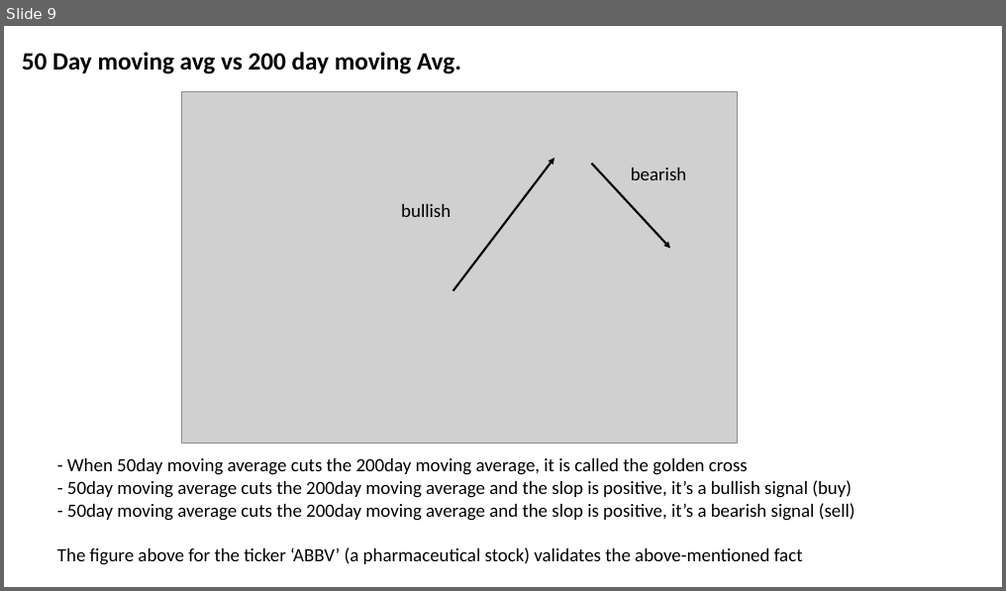
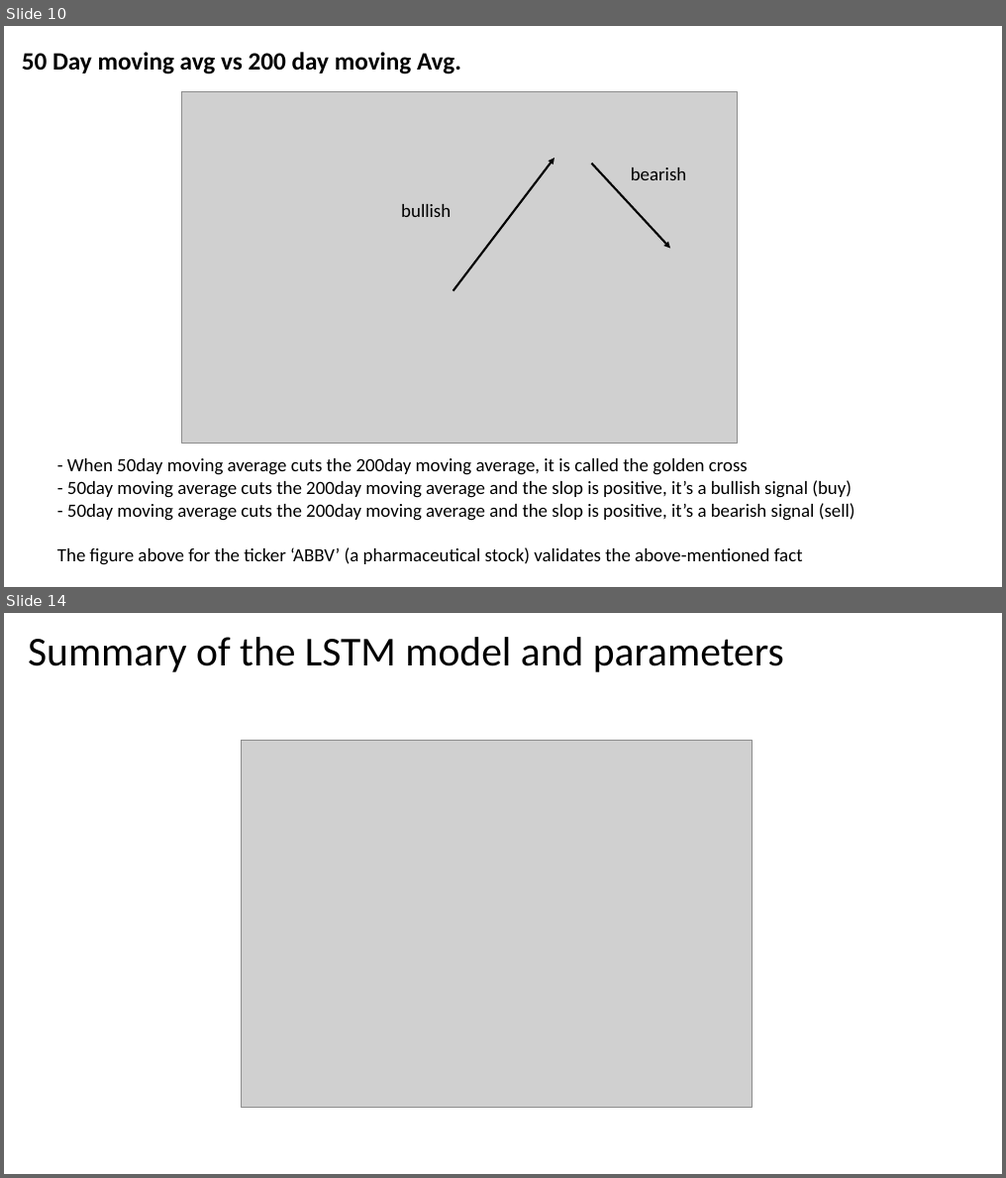
Before and after one commit to rashuvro/Data_science_journey, a slide deck: springboard/capstone 2/capstone 2 slides.pptx. Shown one above the other, each under a label of ours: slide 9 before the commit, slides 10 and 14 after it; the slides between them are not shown. The pictures are 1006x591 and 1006x1178 pixels, drawn with LibreOffice and Linux fonts; fonts in the diff are those of the drawing; grey boxes stand for pictures. Boxes give left, top, right and bottom in pixels: in the first picture for what was removed or moved away, otherwise in the second. Text is boxed around its words. In the diff, an @@ line names an element or a change of style, - is before the commit and + after.

```diff
--- a/springboard/capstone 2/capstone 2 slides.pptx
+++ b/springboard/capstone 2/capstone 2 slides.pptx
@@ slide 14 added at (x1=4, y1=613, x2=1002, y2=1174), background #FFFFFF @@
@@ title added at (x1=28, y1=637, x2=784, y2=672), 39.6 pt, text #000000 @@
+Summary of the LSTM model and parameters
@@ picture added at (x1=242, y1=741, x2=751, y2=1108) @@
@@ what was slide 9 is now slide 10 @@
```
Also in this commit, not shown: 1 slide changed, 12 other slides added, 3 other files.
